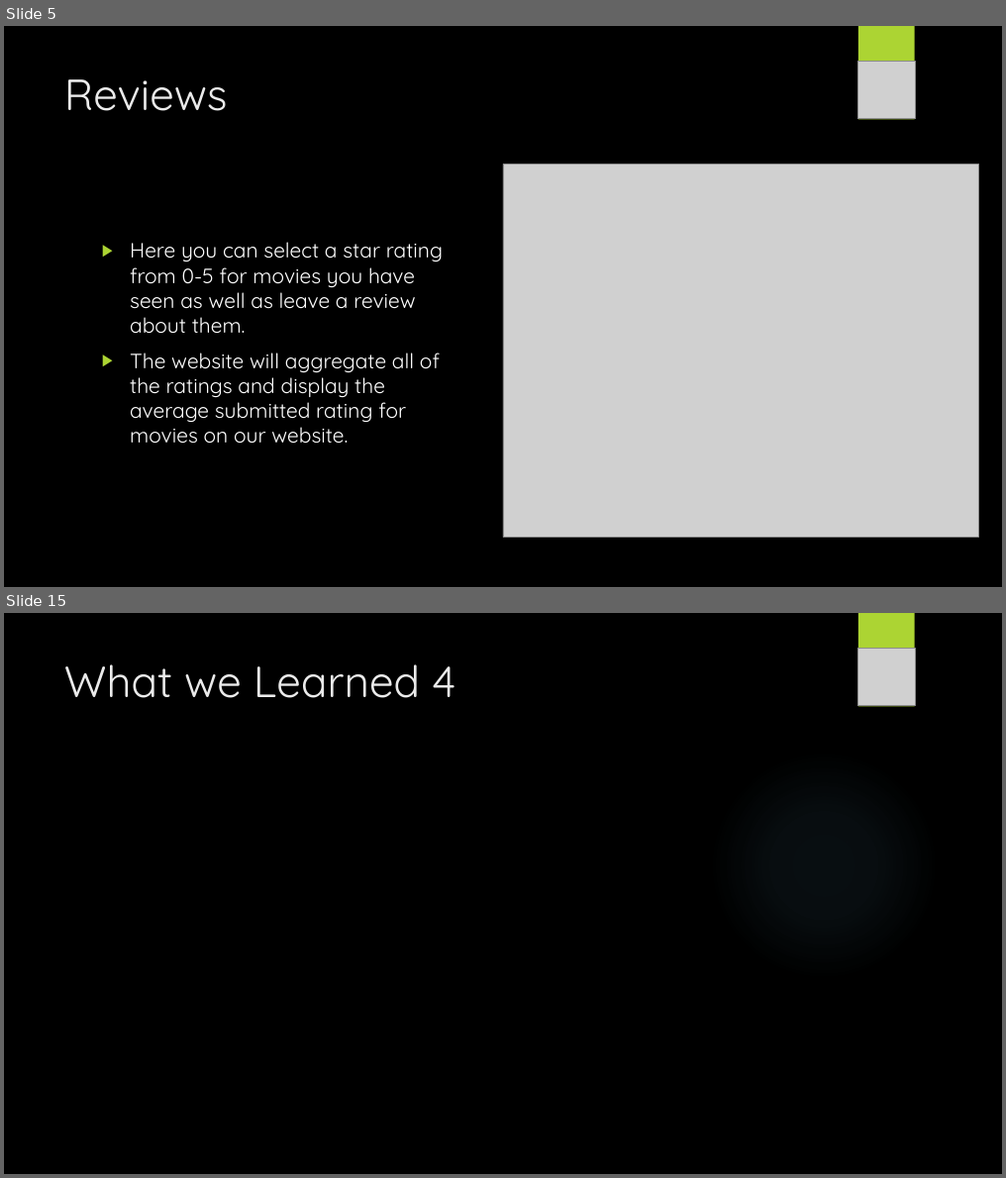
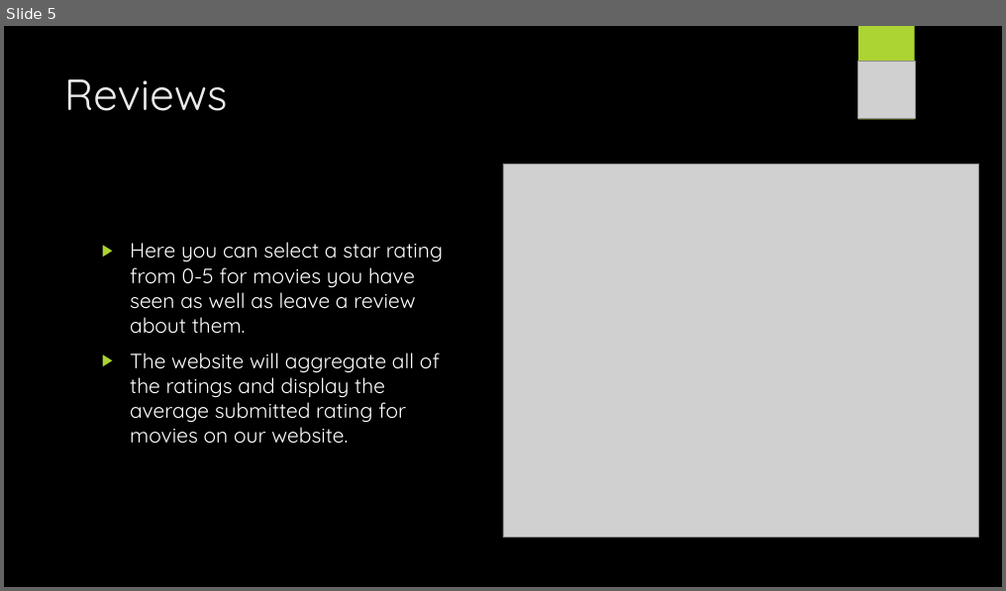
Before and after one commit to vladapple/MoonriseMovies, a slide deck: Files/MoonriseMoviesPresentation.pptx. Shown one above the other, each under a label of ours: slides 5 and 15 before the commit, slide 5 after it; the slides between them are not shown. The pictures are 1006x1178 and 1006x591 pixels, drawn with LibreOffice and Linux fonts; fonts in the diff are those of the drawing; grey boxes stand for pictures; background and template pictures are left out. Boxes give left, top, right and bottom in pixels: in the first picture for what was removed or moved away, otherwise in the second. Text is boxed around its words. In the diff, an @@ line names an element or a change of style, - is before the commit and + after.

```diff
--- a/Files/MoonriseMoviesPresentation.pptx
+++ b/Files/MoonriseMoviesPresentation.pptx
@@ slide 15 removed at <box>4,613,1002,1174</box>, background picture (left out); not listed: 2 template elements that a slide beside it also shows @@
@@ title removed at <box>64,664,456,698</box> @@
-What we Learned 4
@@ picture removed at <box>857,649,915,706</box> @@
```
Also in this commit, not shown: 5 slides changed, 8 slides added, 7 other slides removed.
